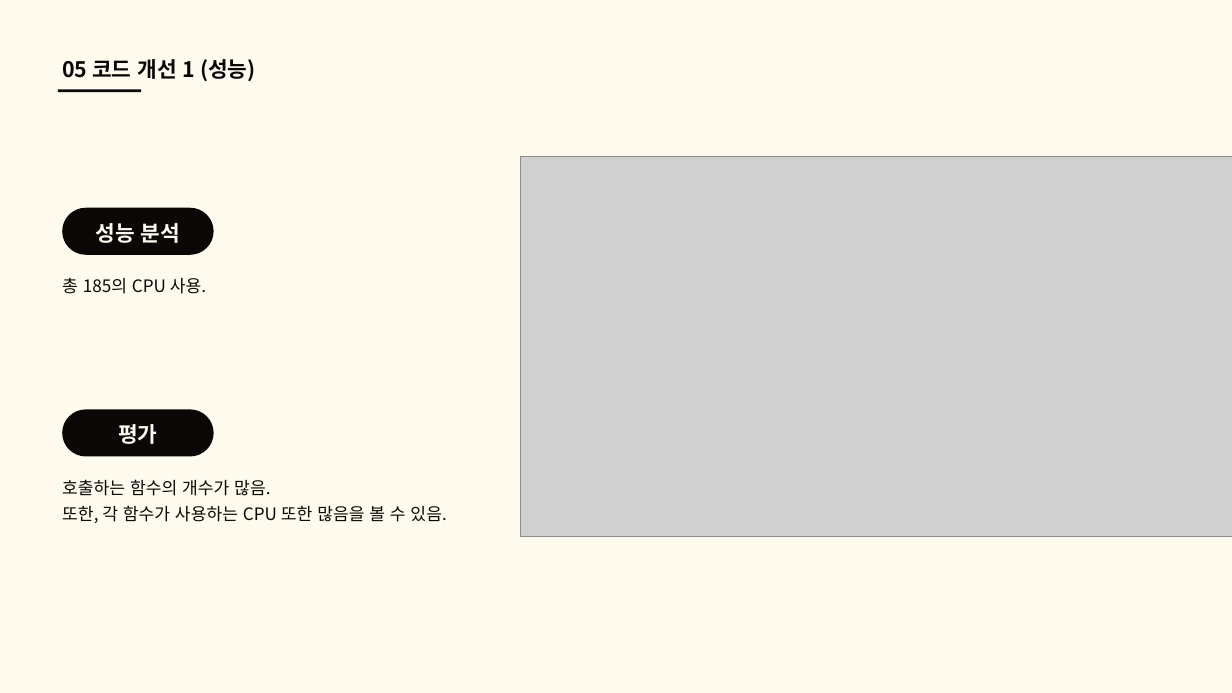
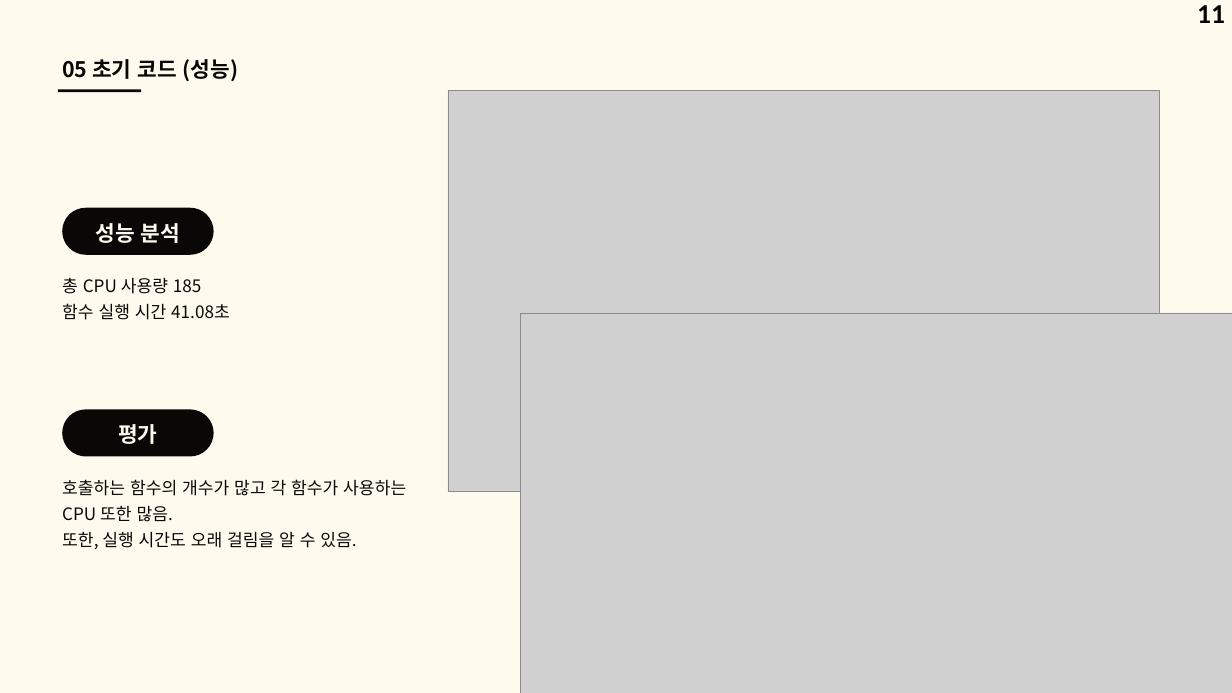
Before and after one commit to good-thing/CargoDriver, a slide deck: slide 11 of 알고리즘 3팀 화물차 알고리즘.pptx (slide 10 before the commit). Drawn at 1232x693 pixels with LibreOffice and Linux fonts; fonts in the diff are those of the drawing; grey boxes stand for pictures. Boxes give left, top, right and bottom in pixels: in the first picture for what was removed or moved away, otherwise in the second. Text is boxed around its words. In the diff, an @@ line names an element or a change of style, - is before the commit and + after.

```diff
--- a/알고리즘 3팀 화물차 알고리즘.pptx
+++ b/알고리즘 3팀 화물차 알고리즘.pptx
@@ page number added at (1197,5,1225,23), 32 pt, text #000000, bold @@
+11
@@ text at (62,59,238,81): text changed @@
-05 코드 개선 1 (성능)
+05 초기 코드 (성능)
@@ picture added at (448,91,1159,491) @@
@@ text at (62,278,230,320): text changed @@
-총 185의 CPU 사용.
+총 CPU 사용량 185
+함수 실행 시간 41.08초
@@ picture: place and size @@
-picture at (521,156,1232,537)
+picture at (521,313,1232,693)
@@ text at (62,479,406,549): text changed @@
-호출하는 함수의 개수가 많음.
-또한, 각 함수가 사용하는 CPU 또한 많음을 볼 수 있음.
+호출하는 함수의 개수가 많고 각 함수가 사용하는 CPU 또한 많음.
+또한, 실행 시간도 오래 걸림을 알 수 있음.
```
Also in this commit, not shown: 17 other slides changed, 1 slide added, 19 other files.
